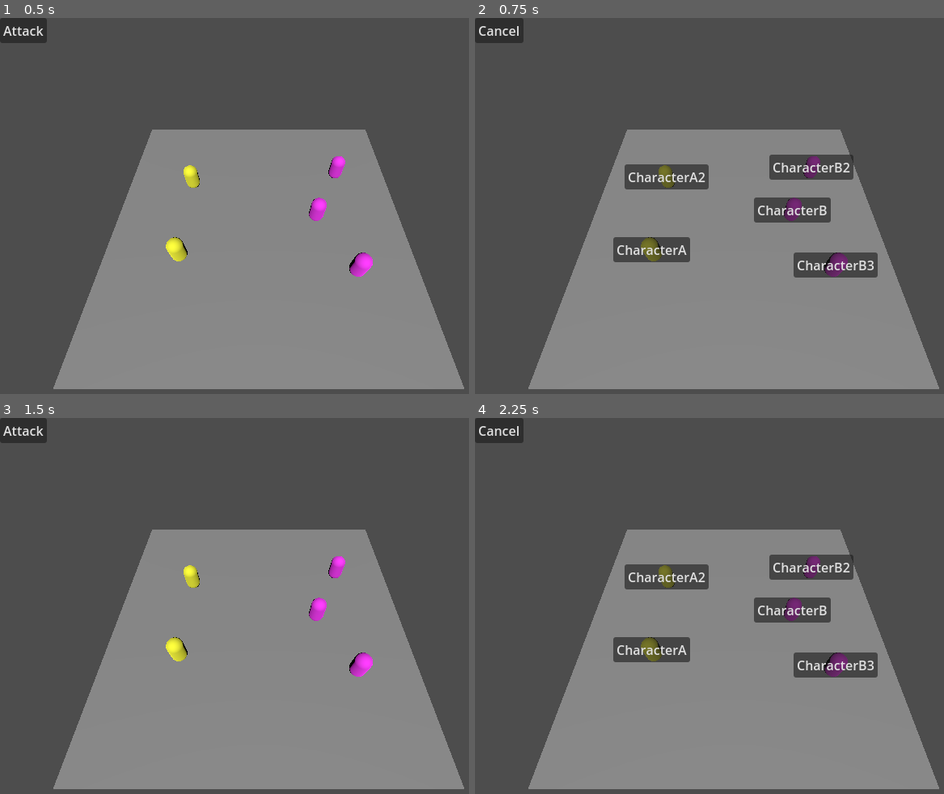
Above: before the commit, frames 1-4 (two rows, left to right).
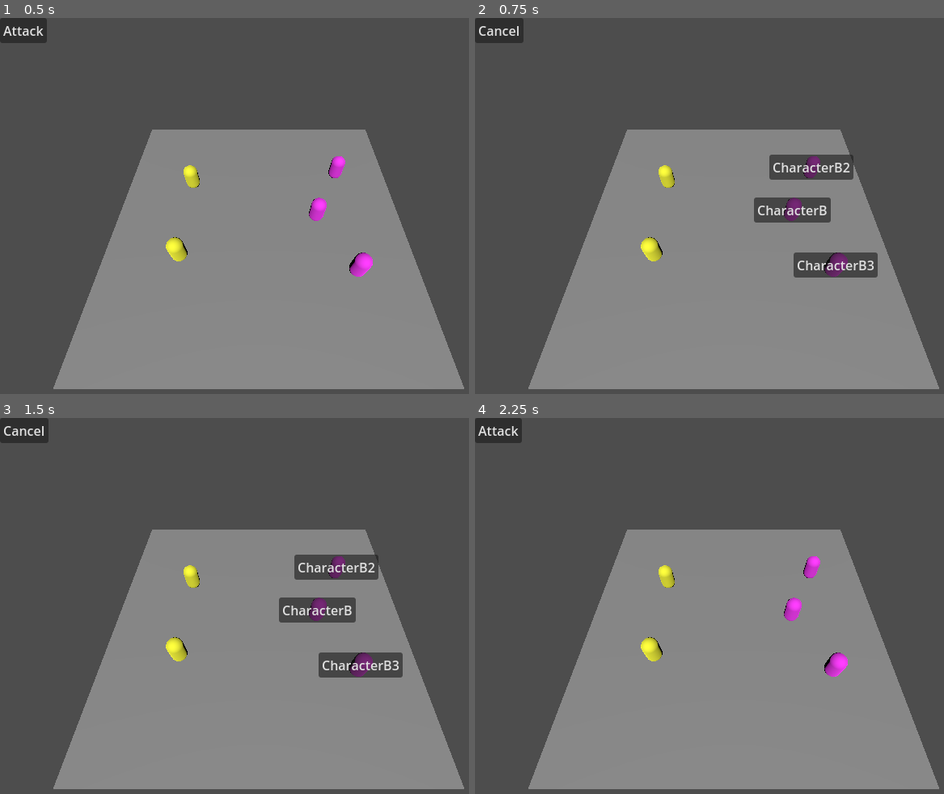
Above: after the commit, the same moments.

Repository: LordArugula/tb-rpg-godot
Game: Godot game, scene res://scenes/main.tscn
Same seed, same stepped clock (60 frames per second), same inputs: the game is played once before the commit and once after it.
Inputs (mouse positions are in pixels of both pictures, inside the frame that each line leads up to):
- Up to frame 1 (0.5 s): no input
- Up to frame 2 (0.75 s): click "Attack" at 0.5 s
- Up to frame 3 (1.5 s): click (178, 651) at 1.25 s, where only the run before the commit has a clickable "CharacterA"
- Up to frame 4 (2.25 s): click "Attack" (after the commit: "CharacterB") at 2 s

Frame 1 is identical in both runs. In frame 2, 2.2% of the frame differs, in the area x 29-50%, y 38-65%; in frame 3, 3.5%; in frame 4, 5.7%, in the area x 0-86%, y 0-70%.

Commit message:
implement basic ability targeting

Diff:
--- a/scripts/abilities/ability_controller.gd
+++ b/scripts/abilities/ability_controller.gd
@@ -39,8 +39,8 @@
 	pass
 
 
-func can_target(_actor: ActorController, _target: ActorController):
-	return true;
+func can_target(actor: ActorController, target: ActorController):
+	return target_controller.can_target(actor, target);
 
 
 signal on_activated(actor: ActorController, targets: Array[ActorController]);
--- a/scripts/abilities/targets/ability_target_controller.gd
+++ b/scripts/abilities/targets/ability_target_controller.gd
@@ -8,6 +8,7 @@
 	filters.assign(get_children().filter(func(child): return child is AbilityTargetFilter));
 	pass
 
-
-func get_targets(actor: ActorController, actors: Array[ActorController]) -> Array[ActorController]:
-	return filters.reduce(func(targets, filter): return filter.apply(actor, targets), actors)
+func can_target(actor: ActorController, target: ActorController):
+	return filters.all(func(filter: AbilityTargetFilter):
+		return filter.can_target(actor, target);
+	);
--- a/scripts/abilities/targets/ability_target_filter.gd
+++ b/scripts/abilities/targets/ability_target_filter.gd
@@ -3,13 +3,11 @@
 ## Filters the possible targets for an ability.
 class_name AbilityTargetFilter;
 
-
-## Filters the possible targets for an ability.
-func apply(_actor: ActorController, _actors: Array[ActorController]) -> Array[ActorController]:
+func can_target(_actor: ActorController, _target: ActorController) -> bool:
 	push_error("Function not implemented.");
-	return [];
+	return false;
 
 ## Checks if all targets are valid.
-func matches(_actor: ActorController, _actors: Array[ActorController]) -> bool:
+func matches(_actor: ActorController, _targets: Array[ActorController]) -> bool:
 	push_error("Function not implemented.");
 	return false;
--- a/scripts/abilities/targets/ally_target_filter.gd
+++ b/scripts/abilities/targets/ally_target_filter.gd
@@ -1,8 +1,8 @@
 extends AbilityTargetFilter;
 
-func apply(actor: ActorController, actors: Array[ActorController]) -> Array[ActorController]:
-	return actors.filter(func(target): return target.faction == actor.faction);
+func can_target(actor: ActorController, target: ActorController) -> bool:
+	return target.faction == actor.faction;
 
 
-func matches(actor: ActorController, actors: Array[ActorController]) -> bool:
-	return actors.all(func(target): return target.faction == actor.faction);
+func matches(actor: ActorController, targets: Array[ActorController]) -> bool:
+	return targets.all(func(target): return target.faction == actor.faction)
--- a/scripts/abilities/targets/enemy_target_filter.gd
+++ b/scripts/abilities/targets/enemy_target_filter.gd
@@ -1,8 +1,8 @@
 extends AbilityTargetFilter;
 
-func apply(actor: ActorController, actors: Array[ActorController]) -> Array[ActorController]:
-	return actors.filter(func(target): return target.faction != actor.faction);
+func can_target(actor: ActorController, target: ActorController) -> bool:
+	return target.faction != actor.faction;
 
 
-func matches(actor: ActorController, actors: Array[ActorController]) -> bool:
-	return actors.all(func(target): return target.faction != actor.faction)
+func matches(actor: ActorController, targets: Array[ActorController]) -> bool:
+	return targets.all(func(target): return target.faction != actor.faction)
--- a/scripts/abilities/targets/single_target_filter.gd
+++ b/scripts/abilities/targets/single_target_filter.gd
@@ -1,8 +1,8 @@
 extends AbilityTargetFilter;
 
-func apply(actor: ActorController, actors: Array[ActorController]) -> Array[ActorController]:
-	return actors;
+func can_target(_actor: ActorController, _target: ActorController) -> bool:
+	return true;
 
 
-func matches(actor: ActorController, actors: Array[ActorController]) -> bool:
-	return actors.size() == 1;
+func matches(_actor: ActorController, targets: Array[ActorController]) -> bool:
+	return targets.size() == 1;
